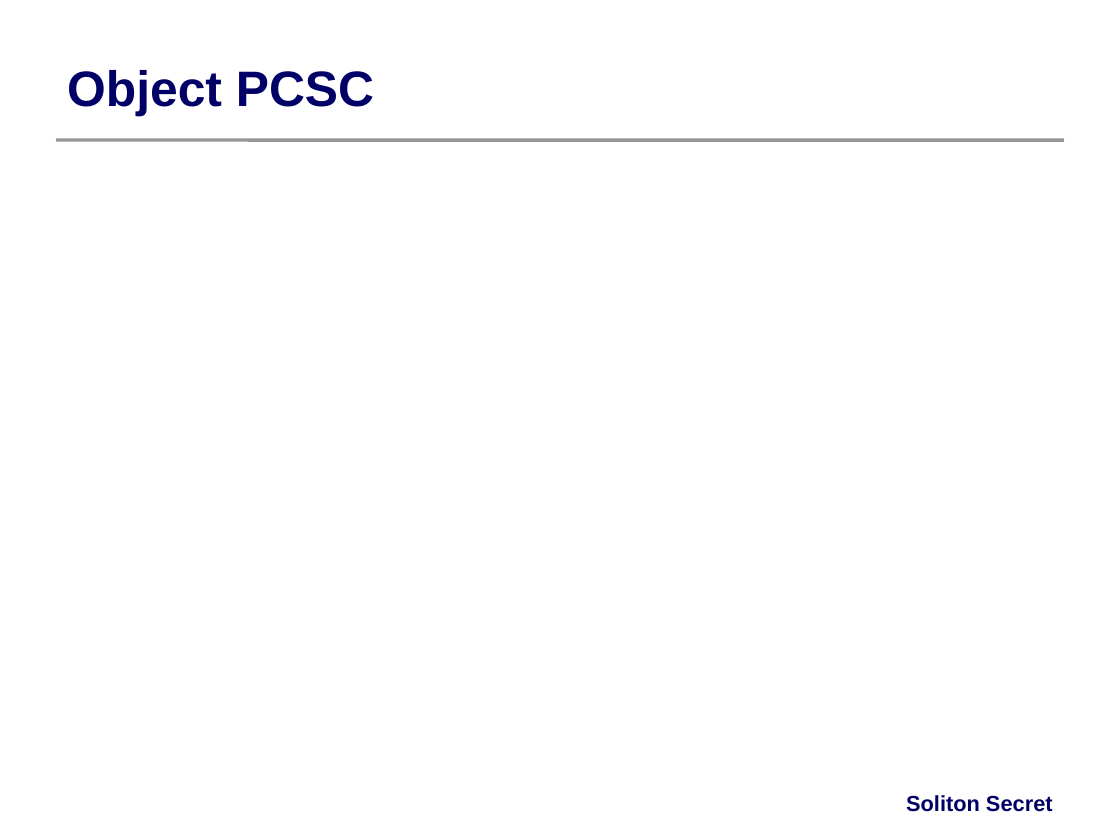
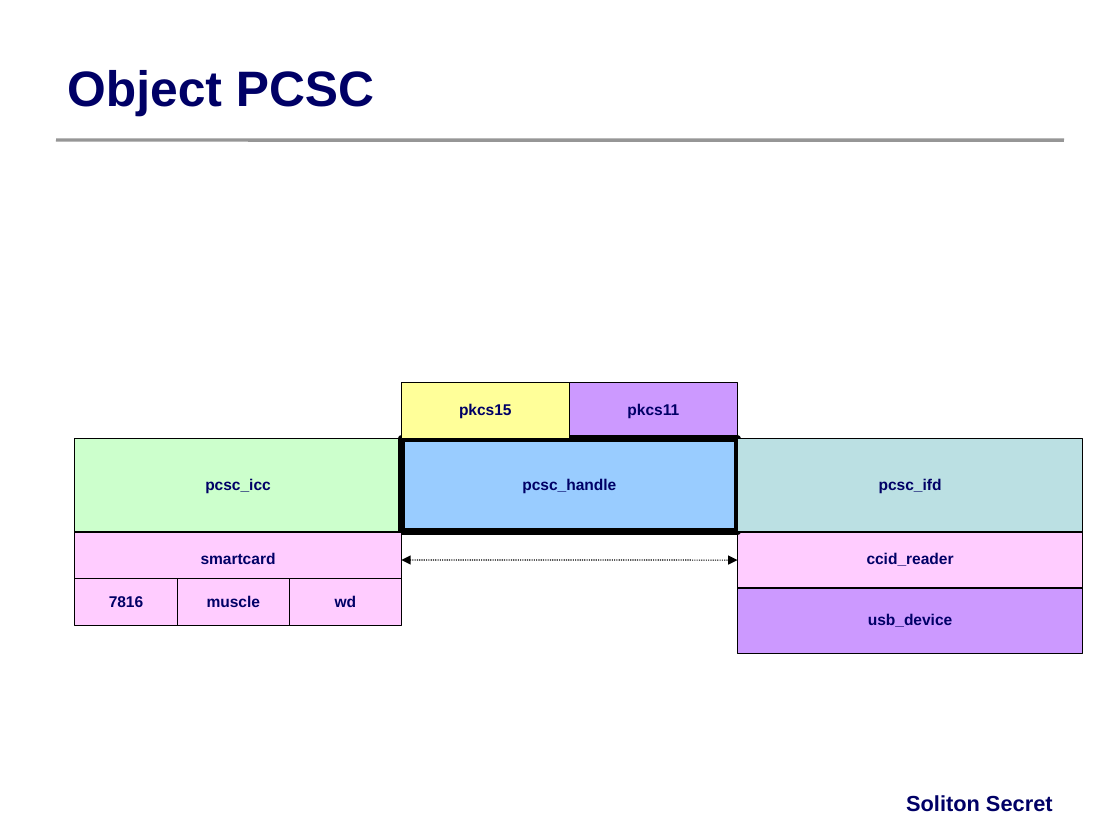
Before and after one commit to trietptm/zealdoc, a slide deck: slide 12 of rabox/netsvc-arch.ppt. Drawn at 1120x840 pixels with LibreOffice and Linux fonts; fonts in the diff are those of the drawing; background and template pictures are left out. Boxes give left, top, right and bottom in pixels: in the first picture for what was removed or moved away, otherwise in the second. Text is boxed around its words. In the diff, an @@ line names an element or a change of style, - is before the commit and + after.

```diff
--- a/rabox/netsvc-arch.ppt
+++ b/rabox/netsvc-arch.ppt
@@ rectangle added at [401, 383, 569, 439], fill #FFFF99, outline #000000 0.74 pt, 10 pt, text #000066, bold @@
+pkcs15
@@ rectangle added at [569, 383, 737, 439], fill #CC99FF, outline #000000 0.74 pt, 10 pt, text #000066, bold @@
+pkcs11
@@ rectangle added at [75, 439, 402, 532], fill #CCFFCC, outline #000000 0.74 pt, 10 pt, text #000066, bold @@
+pcsc_icc
@@ rectangle added at [401, 439, 737, 532], fill #99CCFF, outline #000000 4.51 pt, 10 pt, text #000066, bold @@
+pcsc_handle
@@ rectangle added at [737, 439, 1082, 532], fill #BBE0E3, outline #000000 0.74 pt, 10 pt, text #000066, bold @@
+pcsc_ifd
@@ rectangle added at [75, 532, 402, 588], fill #FFCCFF, outline #000000 0.74 pt, 10 pt, text #000066, bold @@
+smartcard
@@ rectangle added at [737, 532, 1082, 588], fill #FFCCFF, outline #000000 0.74 pt, 10 pt, text #000066, bold @@
+ccid_reader
@@ double arrow added from (401, 560) to (737, 560), #000000 0.74 pt dashed @@
@@ rectangle added at [75, 579, 178, 626], fill #FFCCFF, outline #000000 0.74 pt, 10 pt, text #000066, bold @@
+7816
@@ rectangle added at [177, 579, 289, 626], fill #FFCCFF, outline #000000 0.74 pt, 10 pt, text #000066, bold @@
+muscle
@@ rectangle added at [289, 579, 401, 626], fill #FFCCFF, outline #000000 0.74 pt, 10 pt, text #000066, bold @@
+wd
@@ rectangle added at [737, 588, 1082, 653], fill #CC99FF, outline #000000 0.74 pt, 10 pt, text #000066, bold @@
+usb_device
```
